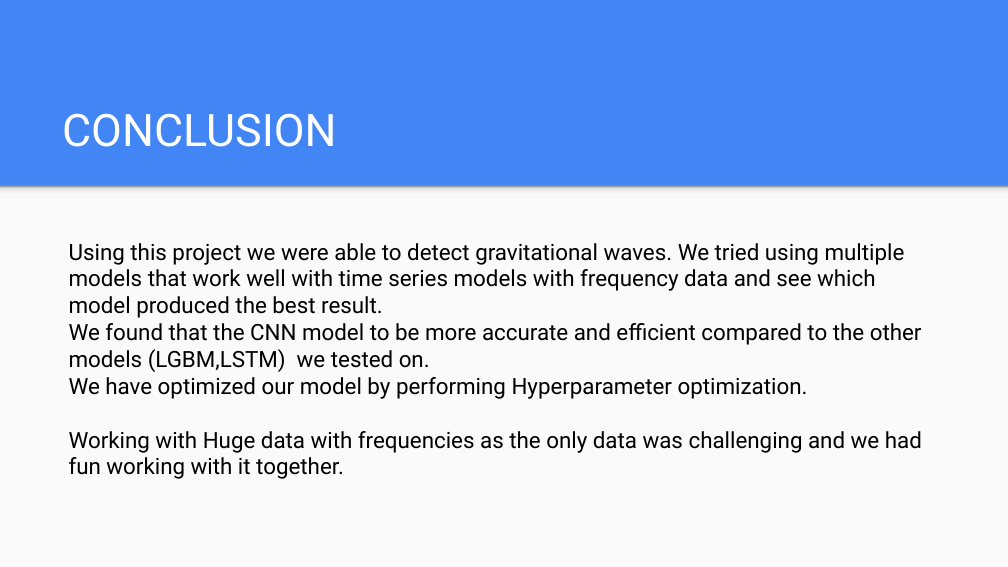
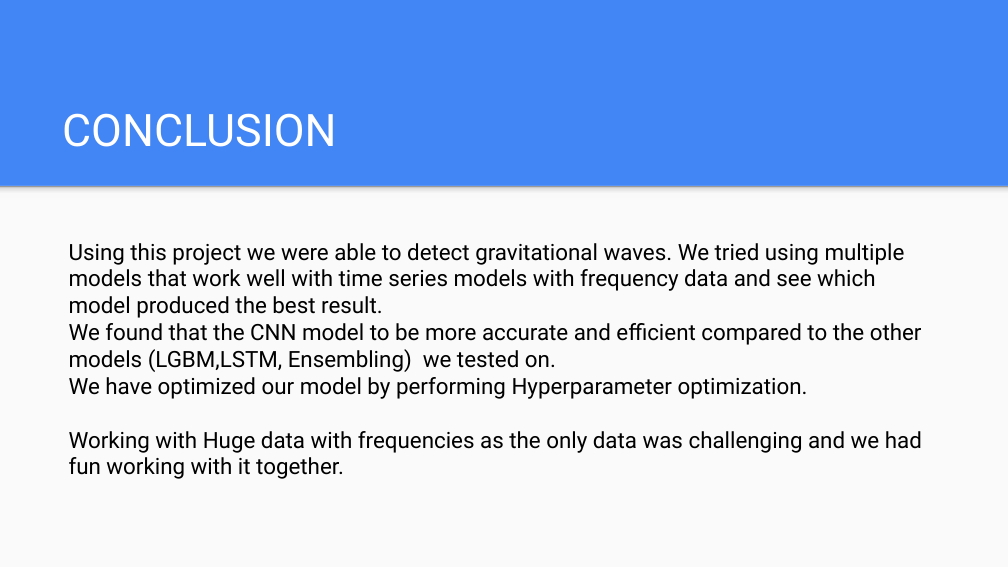
Before and after one commit to pruthvirajkottigari/transformers, a slide deck: slide 21 of CMPE-257 Transformer ML Project Presentation.pptx (slide 20 before the commit). Drawn at 1008x567 pixels with LibreOffice and Linux fonts; fonts in the diff are those of the drawing. Boxes give left, top, right and bottom in pixels: in the first picture for what was removed or moved away, otherwise in the second. Text is boxed around its words. In the diff, an @@ line names an element or a change of style, - is before the commit and + after.

```diff
--- a/CMPE-257 Transformer ML Project Presentation.pptx
+++ b/CMPE-257 Transformer ML Project Presentation.pptx
@@ text at (69, 323, 922, 372): text changed @@
-We found that the CNN model to be more accurate and efficient compared to the other models (LGBM,LSTM) we tested on.
+We found that the CNN model to be more accurate and efficient compared to the other models (LGBM,LSTM, Ensembling) we tested on.
```
Also in this commit, not shown: 2 other slides changed, 5 slides added.
